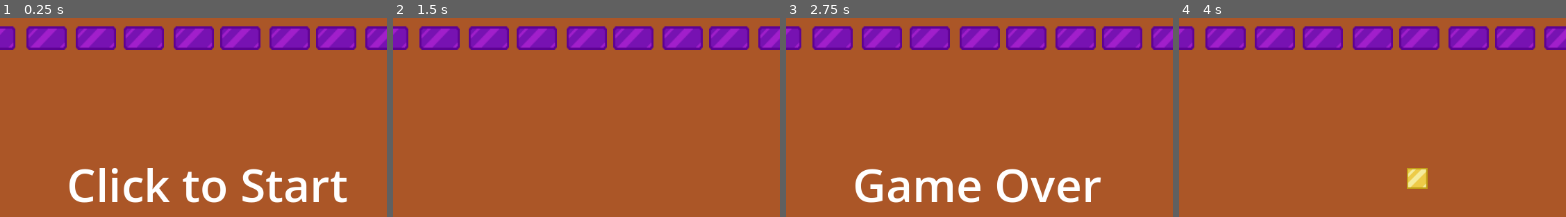
Above: before the commit, frames 1-4 (left to right).
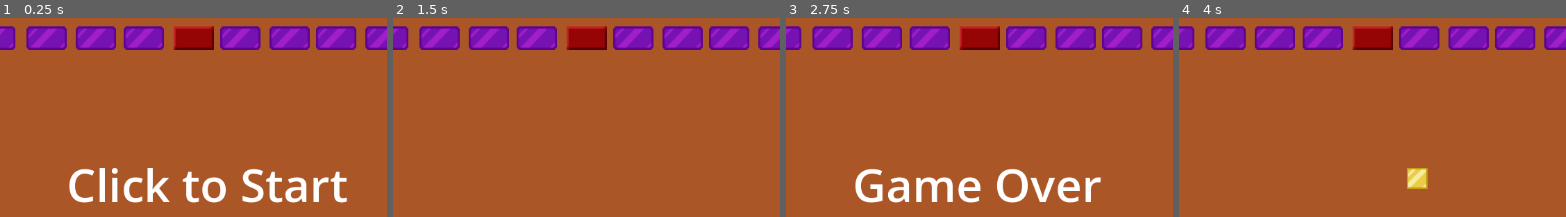
Above: after the commit, the same moments.

Repository: rewi5739/Breakout
Game: Godot game, scene res://main.tscn
Same seed, same stepped clock (60 frames per second), same inputs: the game is played once before the commit and once after it.
Inputs (mouse positions are % of the whole screen's width and height, from its top left):
- Up to frame 1 (0.25 s): no input
- Up to frame 2 (1.5 s): tap Enter at 0.5 s; move the mouse to (74, 38) at 0.52 s; click (74, 38) at 0.6 s; move the mouse to (30, 49) at 1.27 s; click (30, 49) at 1.35 s
- Up to frame 3 (2.75 s): move the mouse to (61, 19) at 2.02 s; click (61, 19) at 2.1 s
- Up to frame 4 (4 s): tap Space at 2.75 s; move the mouse to (46, 66) at 2.77 s; click (46, 66) at 2.85 s; tap Enter at 3.5 s; move the mouse to (82, 61) at 3.52 s; click (82, 61) at 3.6 s
The pictures show only the part of the screen within x 24-74%, y 8-58%; the shares and areas given below are measured in that part.

The runs differ from the first frame. In frame 1, 1.3% of the frame differs, in the area x 44-56%, y 4-17%; in frame 2, 1.3%; in frame 3, 1.3%; in frame 4, 1.3%.

Commit message:
made powerup visible

Diff:
--- a/main.tscn
+++ b/main.tscn
@@ -6,6 +6,7 @@
 [ext_resource type="PackedScene" uid="uid://bij56bk4wcg5v" path="res://Actors/Brick.tscn" id="3_6f2x3"]
 [ext_resource type="Texture2D" uid="uid://dr78f34w47ual" path="res://Assets/Paddle.png" id="3_50ob6"]
 [ext_resource type="Script" path="res://camera_2d.gd" id="4_00ixv"]
+[ext_resource type="Texture2D" uid="uid://dng45x2ufplct" path="res://Assets/Brick 2.png" id="6_lnxs0"]
 
 [sub_resource type="RectangleShape2D" id="RectangleShape2D_ejsav"]
 size = Vector2(30, 30)
@@ -142,6 +143,9 @@
 [node name="Brick34" parent="." groups=["Powerup"] instance=ExtResource("3_6f2x3")]
 position = Vector2(557, 150)
 
+[node name="Sprite2D2" type="Sprite2D" parent="Brick34"]
+texture = ExtResource("6_lnxs0")
+
 [node name="Brick35" parent="." instance=ExtResource("3_6f2x3")]
 position = Vector2(624, 150)
 
Binary file added: Assets/Brick 2.png
Not shown, added: Assets/Brick 2.png.import
Not shown: 1 places in main.tscn that only renumber resources
